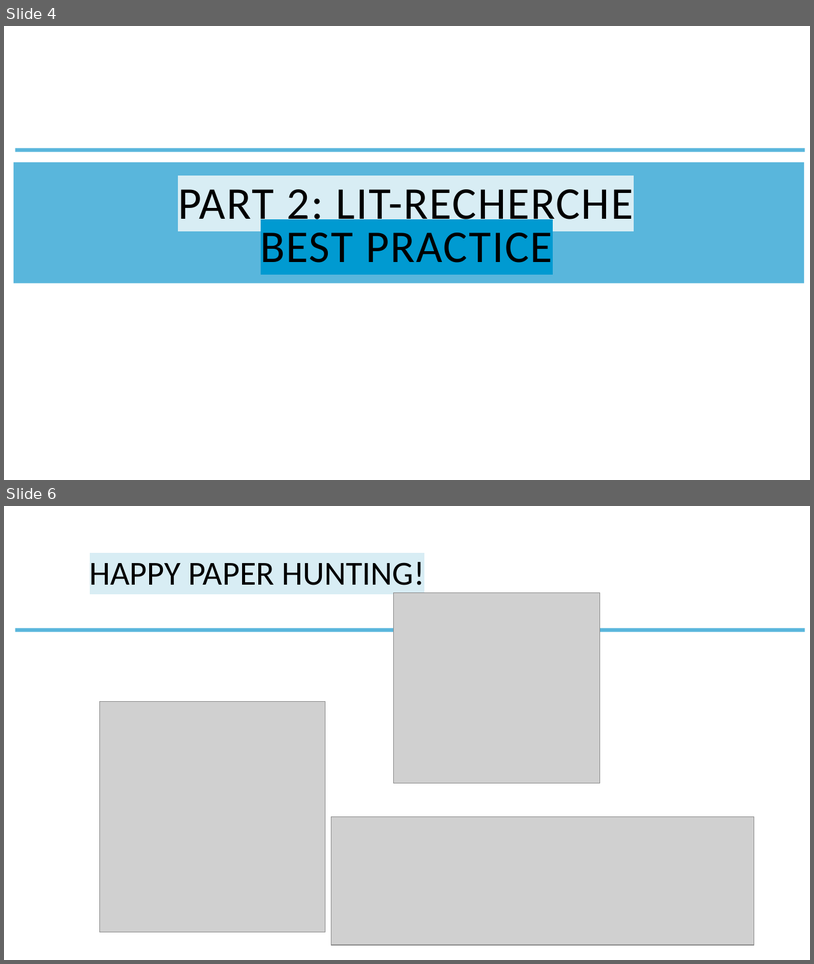
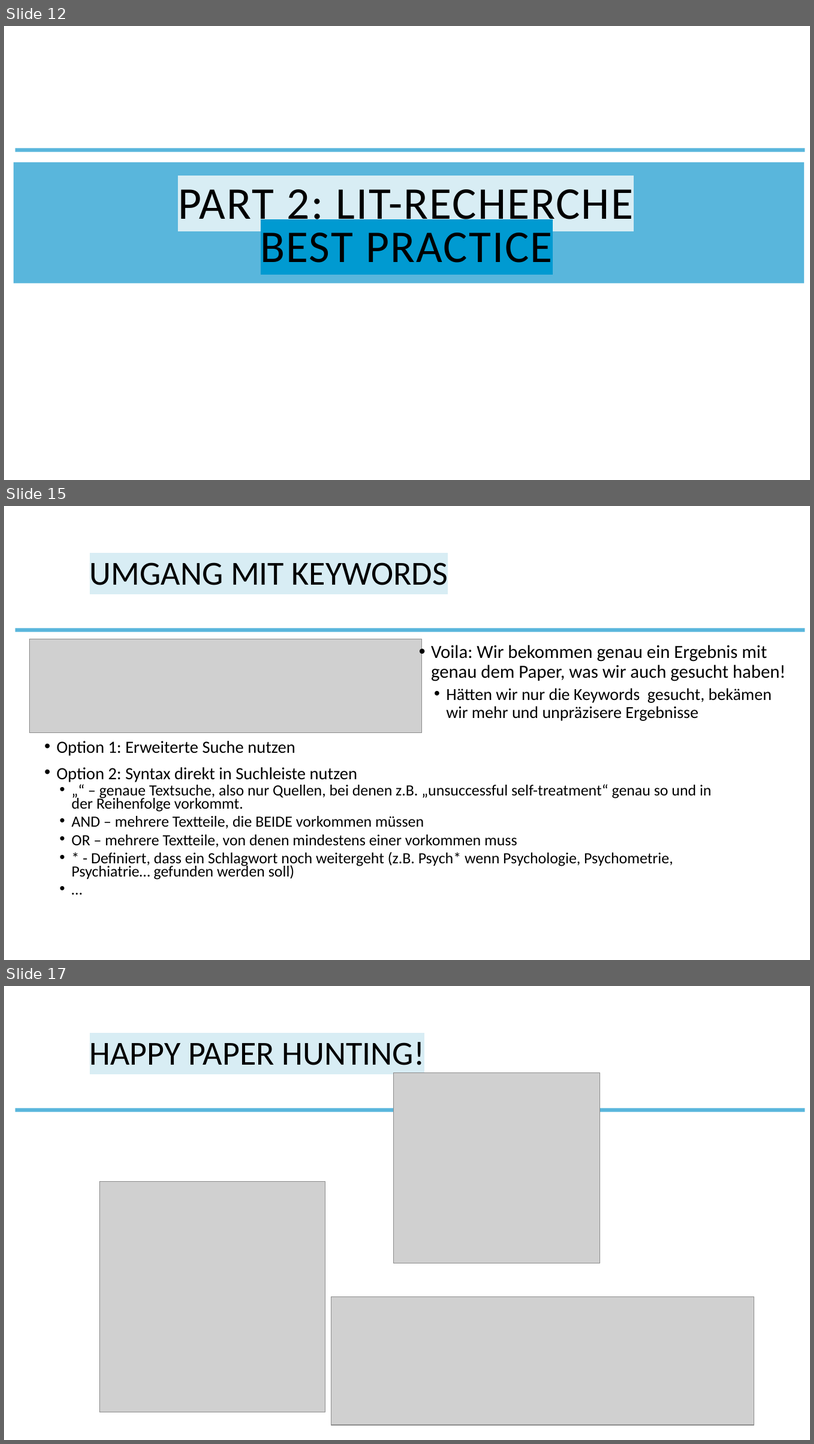
Before and after one commit to the-tave/stats-picker, a slide deck: How_to_Zotero.pptx. Shown one above the other, each under a label of ours: slides 4 and 6 before the commit, slides 12, 15 and 17 after it; the slides between them are not shown. The pictures are 814x964 and 814x1444 pixels, drawn with LibreOffice and Linux fonts; fonts in the diff are those of the drawing; grey boxes stand for pictures; background and template pictures are left out. Boxes give left, top, right and bottom in pixels: in the first picture for what was removed or moved away, otherwise in the second. Text is boxed around its words. In the diff, an @@ line names an element or a change of style, - is before the commit and + after.

```diff
--- a/How_to_Zotero.pptx
+++ b/How_to_Zotero.pptx
@@ slide 15 added at [4,506,810,960], background #FFFFFF; not listed: 1 template element that a slide beside it also shows @@
@@ title added at [90,562,448,585], 40 pt, text #000000 @@
+UMGANG MIT KEYWORDS
@@ picture added at [29,639,422,733] @@
@@ text added at [431,645,786,721], 22 pt, text #000000 @@
+• Voila: Wir bekommen genau ein Ergebnis mit genau dem Paper, was wir auch gesucht haben!
+  • Hätten wir nur die Keywords gesucht, bekämen wir mehr und unpräzisere Ergebnisse
@@ text added at [57,741,712,879], 18.5 pt, text #000000 @@
+• Option 1: Erweiterte Suche nutzen
+• Option 2: Syntax direkt in Suchleiste nutzen
+  • „“ – genaue Textsuche, also nur Quellen, bei denen z.B. „unsuccessful self-treatment“ genau so und in der Reihenfolge vorkommt.
+  • AND – mehrere Textteile, die BEIDE vorkommen müssen
+  • OR – mehrere Textteile, von denen mindestens einer vorkommen muss
+  • * - Definiert, dass ein Schlagwort noch weitergeht (z.B. Psych* wenn Psychologie, Psychometrie, Psychiatrie… gefunden werden soll)
+  • …
@@ what was slide 4 is now slide 12 @@
@@ what was slide 6 is now slide 17 @@
```
Also in this commit, not shown: 11 other slides added, 1 slide removed, 15 other files.
